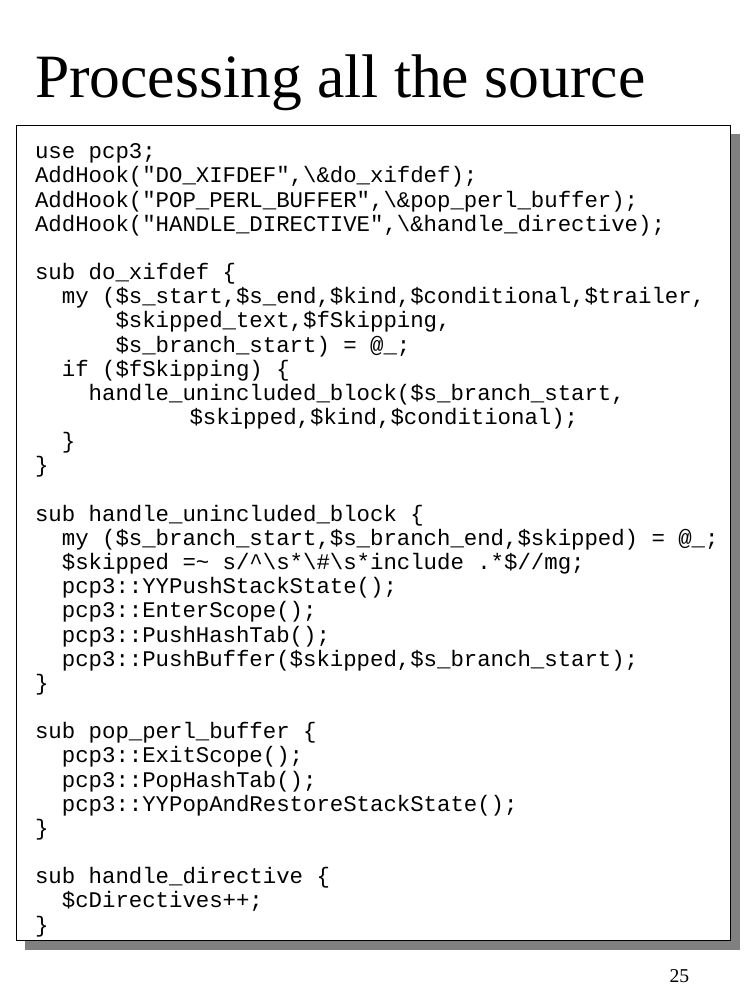
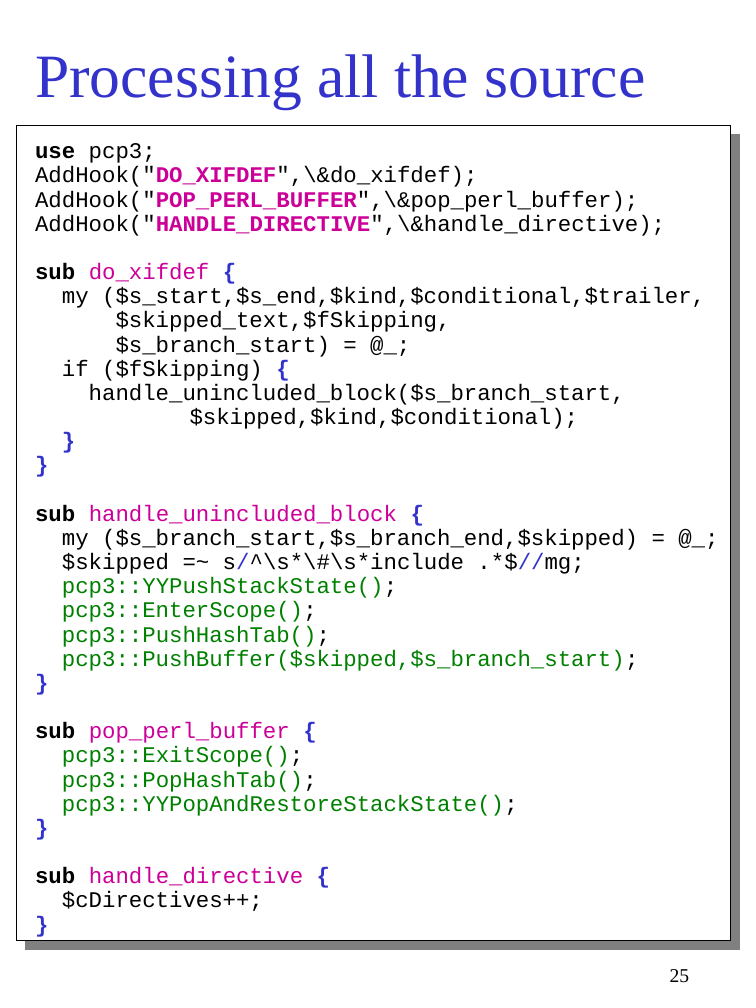
Before and after one commit to gjbadros/empirical_macros, a slide deck: slide 25 of cpp/paper/pcp3.ppt. Drawn at 756x1008 pixels with LibreOffice and Linux fonts; fonts in the diff are those of the drawing. Boxes give left, top, right and bottom in pixels: in the first picture for what was removed or moved away, otherwise in the second. Text is boxed around its words. In the diff, an @@ line names an element or a change of style, - is before the commit and + after.

```diff
--- a/cpp/paper/pcp3.ppt
+++ b/cpp/paper/pcp3.ppt
@@ title "Processing all the source" at (x1=35, y1=54, x2=646, y2=109): text colour #000000 to #3333CC @@
@@ text at (x1=35, y1=143, x2=665, y2=886): bold on in "use", "AddHook("DO_XIFDEF",\&do_xifdef);", "AddHook("POP_PERL_BUFFER",\&pop_perl_buffer);", "AddHook("HANDLE_DIRECTIVE",\&handle_directive);" and 10 more places; text colour #000000 to #CC0099 in "AddHook("DO_XIFDEF",\&do_xifdef);", "AddHook("POP_PERL_BUFFER",\&pop_perl_buffer);", "AddHook("HANDLE_DIRECTIVE",\&handle_directive);", "do_xifdef" and 3 more places; text colour #000000 to #3333CC in "{", "{", "}", "}" and 7 more places; text colour #000000 to #008000 in "pcp3::YYPushStackState();", "pcp3::EnterScope();", "pcp3::PushHashTab();", "pcp3::PushBuffer($skipped,$s_branch_start);" and 3 more places @@
```
Also in this commit, not shown: 30 other slides changed, 4 slides added, 5 slides removed.
